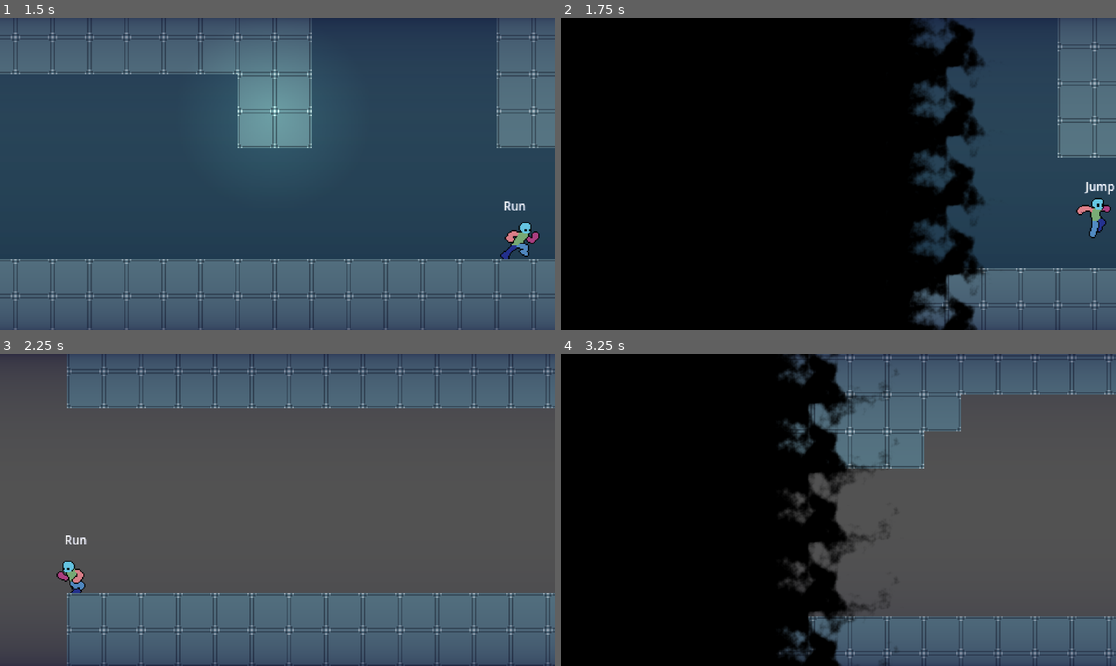
Above: before the commit, frames 1-4 (two rows, left to right).
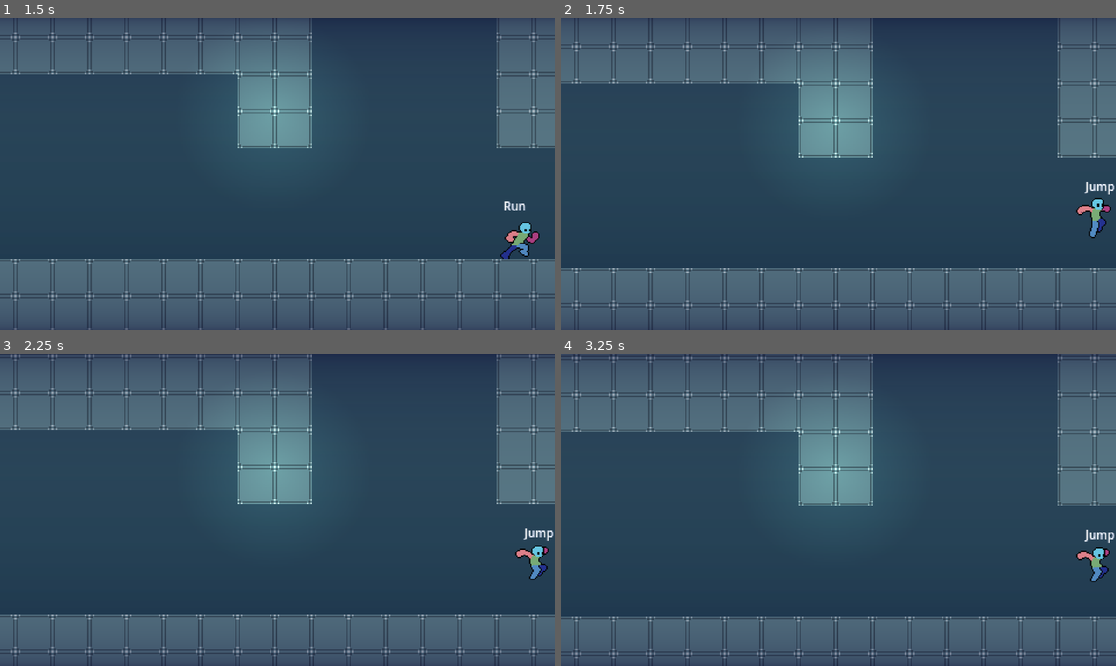
Above: after the commit, the same moments.

Repository: TianJunShi1/harry-forge
Game: Godot game, scene res://main.tscn
Same seed, same stepped clock (60 frames per second), same inputs: the game is played once before the commit and once after it.
Inputs (mouse positions are in pixels of both pictures, inside the frame that each line leads up to):
- Up to frame 1 (1.5 s): move the mouse to (399, 158) at 0.52 s; hold D (right) from 0.53 s (still down); tap Shift (run) at 0.6 s; tap Space (jump) at 0.77 s; move the mouse to (166, 189) at 1.27 s; tap E (action) at 1.35 s
- Up to frame 2 (1.75 s): keep holding D (right); tap Space (jump) at 1.52 s; tap Shift (run) at 1.55 s
- Up to frame 3 (2.25 s): move the mouse to (333, 441) at 2.02 s; release D (right) at 2.03 s; hold A (left) from 2.03 s (still down); tap Shift (run) at 2.1 s
- Up to frame 4 (3.25 s): move the mouse to (810, 572) at 2.77 s; release A (left) at 2.78 s; hold D (right) from 2.78 s (still down); tap Shift (run) at 2.85 s; tap Space (jump) at 3.02 s

Frame 1 is identical in both runs. In frame 2, 72% of the frame differs, in the area x 0-77%, y 0-100%; in frame 3, 78%; in frame 4, 89%, in the area x 0-100%, y 0-100%.

Commit message:
feat(transition): 四方向擦除 + fade 时长改为 2 秒
shader 改为 direction uniform 驱动（0右/1左/2下/3上），去掉 gradient_texture 依赖。
LevelTransition 新增 transition_direction export_enum，传给 LevelManager。
LevelManager.transition_to/run_transition 接收 direction，fade 前写入 shader。
fade_duration 默认值 0.2 → 2.0。

https://claude.ai/code/session_01Nep7k7bm9abyPcpCngC5Ws

Diff:
--- a/general/level_transition/transition.gdshader
+++ b/general/level_transition/transition.gdshader
@@ -5,10 +5,8 @@
 
 uniform float factor : hint_range(0.0, 1.0, 0.01) = 0.54;
 uniform float width = 0.4;
-
-group_uniforms gradient;
-uniform sampler2D gradient_texture;
-uniform bool gradient_fixed = false;
+## 擦除方向：0=从左到右，1=从右到左，2=从上到下，3=从下到上
+uniform int direction = 0;
 
 group_uniforms shape;
 uniform sampler2D shape_texture;
@@ -17,16 +15,6 @@
 uniform vec2 shape_scroll = vec2(0.0);
 uniform float shape_feathering : hint_range(0.0, 1.0, 0.01) = 0.00;
 uniform float shape_treshold : hint_range(0.0, 2.0, 0.01) = 1.0;
-
-float gradient(vec2 uv, vec2 fixed_uv, bool fixed){
-	float value = 0.0;
-	if(fixed){
-		value = texture(gradient_texture, fixed_uv).r;
-	} else {
-		value = texture(gradient_texture, uv).r;
-	}
-	return value;
-}
 
 vec2 rotate(vec2 uv, vec2 pivot, float angle)
 {
@@ -42,11 +30,22 @@
 	float progress = mix(-width, 1.0, factor);
 	float aspect = node_resolution.y / node_resolution.x;
 
-	vec2 aspect_uv = ((UV-vec2(0.0,0.5)) * vec2(1.0, aspect))+vec2(0.0,0.5);
+	// 根据方向选择驱动轴
+	float dir_uv;
+	if (direction == 1) {
+		dir_uv = 1.0 - UV.x;  // 从右到左
+	} else if (direction == 2) {
+		dir_uv = UV.y;         // 从上到下
+	} else if (direction == 3) {
+		dir_uv = 1.0 - UV.y;  // 从下到上
+	} else {
+		dir_uv = UV.x;         // 从左到右（默认）
+	}
 
-	float value = clamp((gradient(UV, aspect_uv, gradient_fixed) - progress) / (width), 0.0, 1.0);
+	float value = clamp((dir_uv - progress) / width, 0.0, 1.0);
 
-	vec2 tiled_uv = rotate(mod((aspect_uv + vec2(TIME)*shape_scroll) * shape_tiling, 1.0), vec2(0.5), radians(shape_rotation));
+	vec2 aspect_uv = ((UV - vec2(0.0, 0.5)) * vec2(1.0, aspect)) + vec2(0.0, 0.5);
+	vec2 tiled_uv = rotate(mod((aspect_uv + vec2(TIME) * shape_scroll) * shape_tiling, 1.0), vec2(0.5), radians(shape_rotation));
 	float shape_value = 1.0 - texture(shape_texture, tiled_uv).r;
 
 	shape_value = mix(shape_feathering * 0.5, 1.0 - shape_feathering * 0.5, shape_value);
--- a/general/scripts/level_manager.gd
+++ b/general/scripts/level_manager.gd
@@ -7,7 +7,7 @@
 signal transition_started(target_level: PackedScene, target_spawn_id: StringName)
 signal transition_finished
 
-@export var fade_duration: float = 0.2
+@export var fade_duration: float = 2.0
 ## 落地后触发器免疫期（秒），防止瞬间触发反向触发器产生 bounce-back
 @export var post_transition_grace: float = 0.3
 
@@ -37,7 +37,7 @@
 
 
 ## 触发关卡切换。在 fade 期间重入调用会被静默丢弃。
-func transition_to(packed: PackedScene, spawn_id: StringName = &"") -> void:
+func transition_to(packed: PackedScene, spawn_id: StringName = &"", direction: int = 0) -> void:
 	if _is_transitioning:
 		return
 	if packed == null:
@@ -46,12 +46,15 @@
 	if _renderer == null or _fade_rect == null:
 		push_error("LevelManager.transition_to: register_renderer 尚未调用，无 PixelRenderer 或 FadeRect。")
 		return
-	_run_transition(packed, spawn_id)
-
-
-func _run_transition(packed: PackedScene, spawn_id: StringName) -> void:
+	_run_transition(packed, spawn_id, direction)
+
+
+func _run_transition(packed: PackedScene, spawn_id: StringName, direction: int) -> void:
 	_is_transitioning = true
 	transition_started.emit(packed, spawn_id)
+	# 在 fade-out 前写入擦除方向，保证淡出和淡入使用同一方向
+	if _fade_rect and _fade_rect.material is ShaderMaterial:
+		(_fade_rect.material as ShaderMaterial).set_shader_parameter(&"direction", direction)
 
 	# 冻结当前关卡的玩家：物理 + process + 输入全部停掉，
 	# 防止 fade out 黑屏期间继续移动、掉落或推进状态机。
--- a/general/scripts/level_transition.gd
+++ b/general/scripts/level_transition.gd
@@ -13,6 +13,8 @@
 @export var target_spawn_id: StringName = &"default"
 ## 设为 true 可在 grace 期内也触发（默认 false，防止落点反弹）
 @export var ignore_grace: bool = false
+## 转场擦除方向：0=从左到右，1=从右到左，2=从上到下，3=从下到上
+@export_enum("右", "左", "下", "上") var transition_direction: int = 0
 
 
 func _ready() -> void:
@@ -39,4 +41,4 @@
 	if packed == null:
 		push_error("LevelTransition '%s'：无法加载场景 '%s'。" % [name, target_level_path])
 		return
-	LevelManager.transition_to(packed, target_spawn_id)
+	LevelManager.transition_to(packed, target_spawn_id, transition_direction)
--- a/main.gd
+++ b/main.gd
@@ -13,15 +13,7 @@
 	var mat := ShaderMaterial.new()
 	mat.shader = load("res://general/level_transition/transition.gdshader")
 
-	# 横向线性渐变：控制擦除方向（黑→白 = 从左到右）
-	var grad := Gradient.new()
-	grad.set_color(0, Color.BLACK)
-	grad.set_color(1, Color.WHITE)
-	var grad_tex := GradientTexture1D.new()
-	grad_tex.gradient = grad
-	grad_tex.width = 256
-
-	# Simplex 噪声纹理：让边缘凹凸不规则
+	# Simplex 噪声纹理：让擦除边缘凹凸不规则
 	var noise := FastNoiseLite.new()
 	noise.noise_type = FastNoiseLite.TYPE_SIMPLEX
 	var noise_tex := NoiseTexture2D.new()
@@ -32,13 +24,12 @@
 
 	mat.set_shader_parameter(&"base_color",       Color.BLACK)
 	mat.set_shader_parameter(&"node_resolution",  _fade_rect.get_viewport_rect().size)
-	mat.set_shader_parameter(&"gradient_texture", grad_tex)
 	mat.set_shader_parameter(&"shape_texture",    noise_tex)
 	mat.set_shader_parameter(&"factor",           0.0)
 	mat.set_shader_parameter(&"width",            0.3)
+	mat.set_shader_parameter(&"direction",        0)
 	mat.set_shader_parameter(&"shape_tiling",     8.0)
 	mat.set_shader_parameter(&"shape_feathering", 0.3)
 	mat.set_shader_parameter(&"shape_treshold",   1.0)
-	mat.set_shader_parameter(&"gradient_fixed",   false)
 
 	_fade_rect.material = mat
